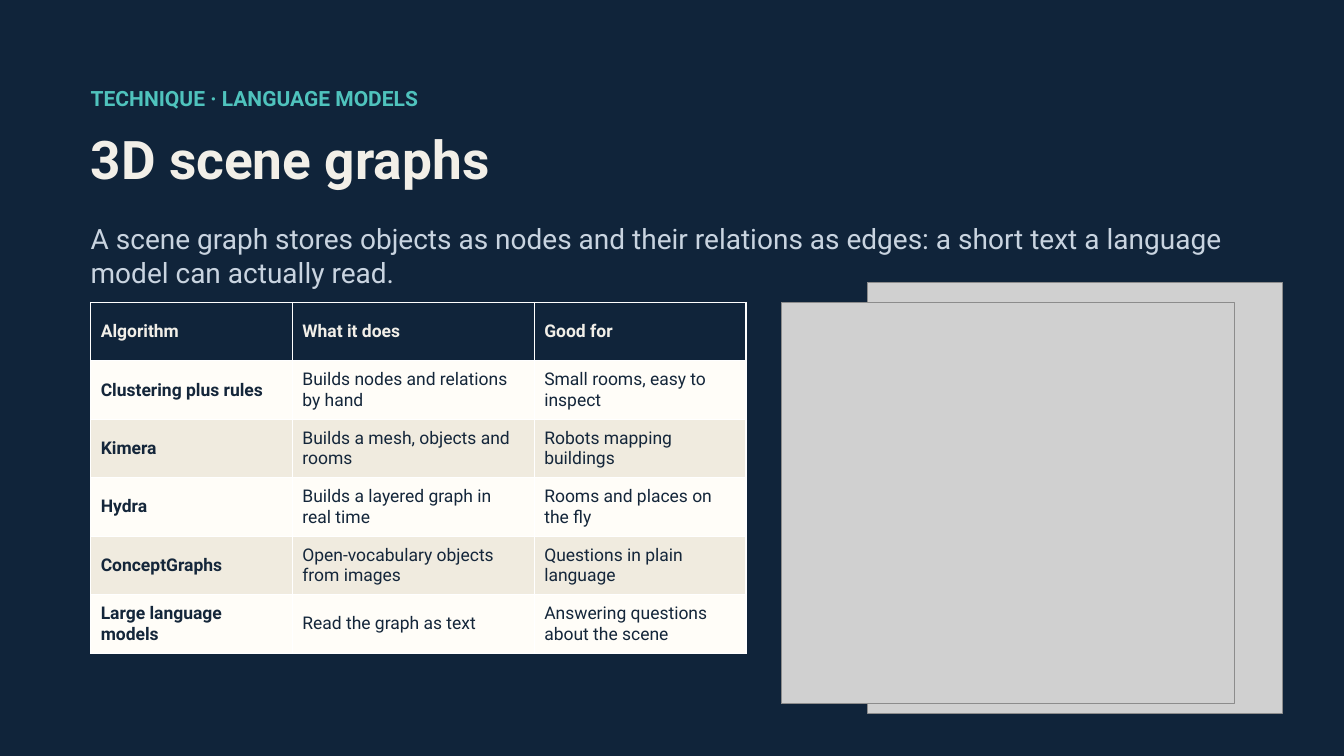
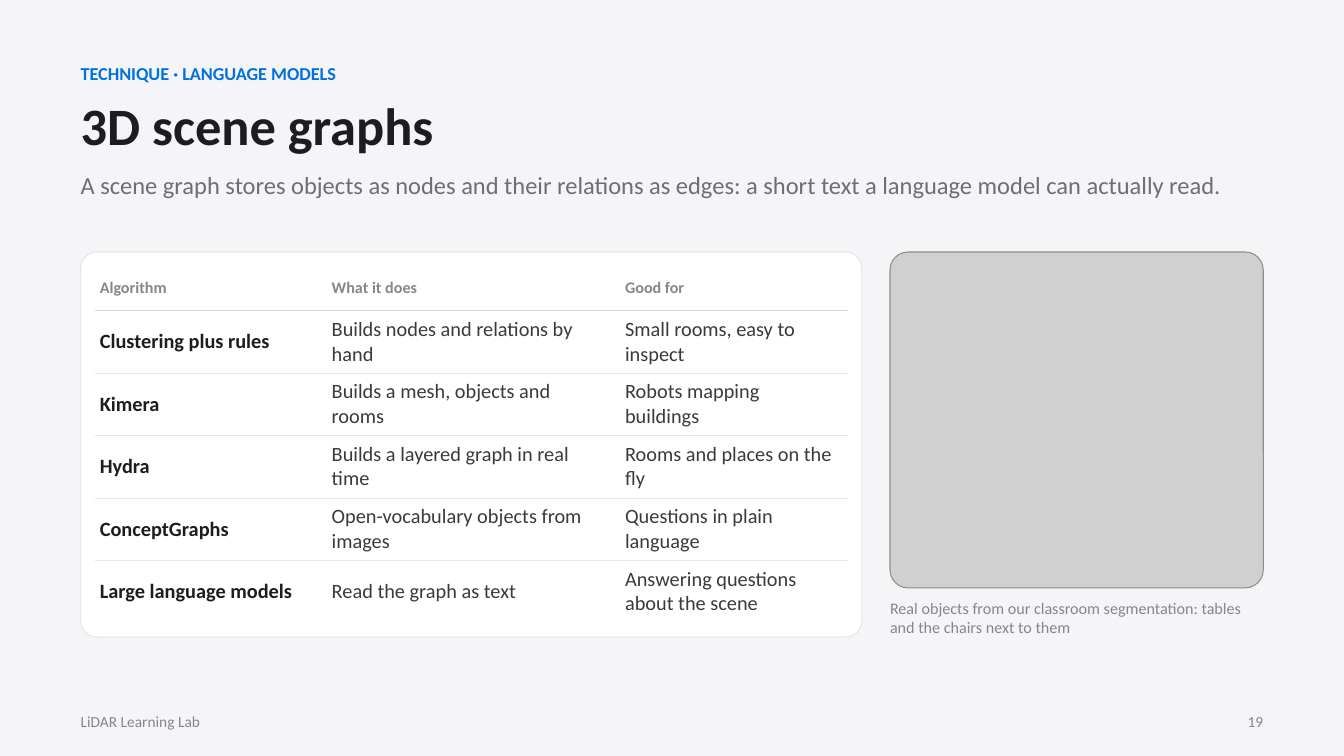
Before and after one commit to maninka123/lidar-learning-lab, a slide deck: slide 19 of presentation/LiDAR_Workshop_Slides.pptx. Drawn at 1344x756 pixels with LibreOffice and Linux fonts; fonts in the diff are those of the drawing; grey boxes stand for pictures. Boxes give left, top, right and bottom in pixels: in the first picture for what was removed or moved away, otherwise in the second. Text is boxed around its words. In the diff, an @@ line names an element or a change of style, - is before the commit and + after.

```diff
--- a/presentation/LiDAR_Workshop_Slides.pptx
+++ b/presentation/LiDAR_Workshop_Slides.pptx
@@ background #10243A to #F5F5F7 @@
@@ text "TECHNIQUE · LANGUAGE MODELS": place and size @@
-text "TECHNIQUE · LANGUAGE MODELS" at box(91, 91, 418, 109)
+text "TECHNIQUE · LANGUAGE MODELS" at box(81, 68, 336, 83)
@@ text "TECHNIQUE · LANGUAGE MODELS" at box(81, 68, 336, 83): size 15 to 13 pt, font Roboto to Calibri, text colour #4FC3BD to #0071E3; less space between paragraphs @@
@@ text "3D scene graphs": place and size @@
-text "3D scene graphs" at box(91, 139, 490, 190)
+text "3D scene graphs" at box(81, 108, 433, 154)
@@ text "3D scene graphs" at box(81, 108, 433, 154): size 38 to 37.5 pt, font Roboto to Calibri, text colour #F2EFE8 to #1D1D1F; less space between paragraphs @@
@@ text "A scene graph stores objects ...": place and size @@
-text "A scene graph stores objects ..." at box(91, 228, 1222, 289)
+text "A scene graph stores objects ..." at box(81, 177, 1220, 198)
@@ text "A scene graph stores objects ..." at box(81, 177, 1220, 198): size 20 to 17.5 pt, font Roboto to Calibri, text colour #C9D4E0 to #6E6E73; line spacing 1 to 1.1; less space between paragraphs @@
@@ rounded rectangle added at box(81, 252, 862, 637), fill #FFFFFF, outline #E5E5EA 0.75 pt @@
@@ table at box(95, 266, 848, 623) @@
@@ fill #10243A to none in row 1 @@
@@ fill #FFFDF8 to none in 9 cells @@
@@ fill #F0EBDF to none in 6 cells @@
@@ size 12.5 to 11.5 pt, text colour #F2EFE8 to #86868B in "Algorithm", "What it does", "Good for" @@
@@ font Roboto to Calibri, size 12.5 to 14.5 pt @@
@@ text colour #14263A to #1D1D1F in "Clustering plus rules", "Kimera", "Hydra", "ConceptGraphs" and 1 more places @@
@@ text colour #14263A to #3A3A3C in "Builds nodes and relations by hand", "Small rooms, easy to inspect", "Builds a mesh, objects and rooms", "Robots mapping buildings" and 6 more places @@
@@ borders changed @@
@@ table: place and size @@
-table at box(91, 302, 746, 653)
+table at box(95, 266, 848, 623)
@@ picture: place and size @@
-picture at box(868, 282, 1282, 713)
+picture at box(890, 252, 1263, 588)
@@ picture removed at box(781, 302, 1235, 704) @@
@@ text added at box(890, 603, 1241, 633), 11.5 pt, text #86868B @@
+Real objects from our classroom segmentation: tables and the chairs next to them
@@ text added at box(81, 716, 200, 730), 11 pt, text #86868B @@
+LiDAR Learning Lab
@@ text added at box(1248, 717, 1264, 727), 11 pt, text #86868B @@
+19
```
Also in this commit, not shown: 22 other slides changed, 2 slides added, 2 slides removed.
